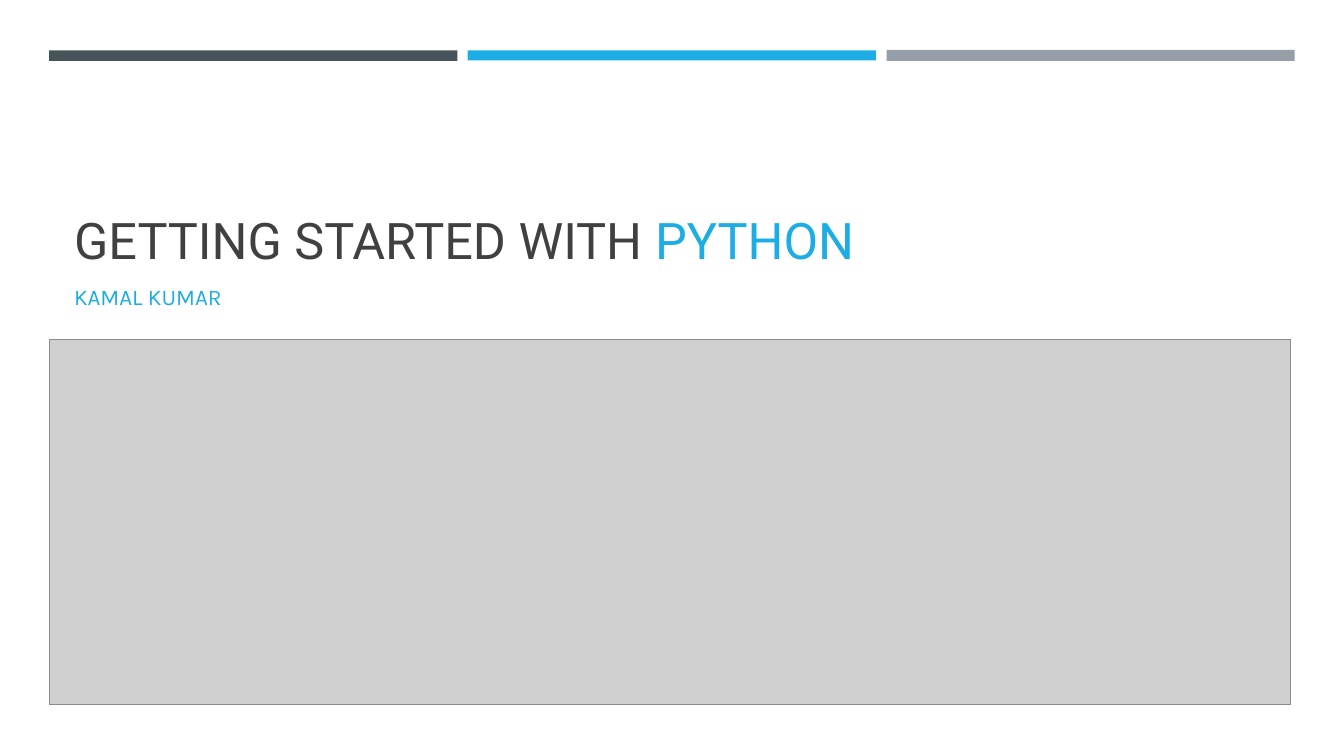
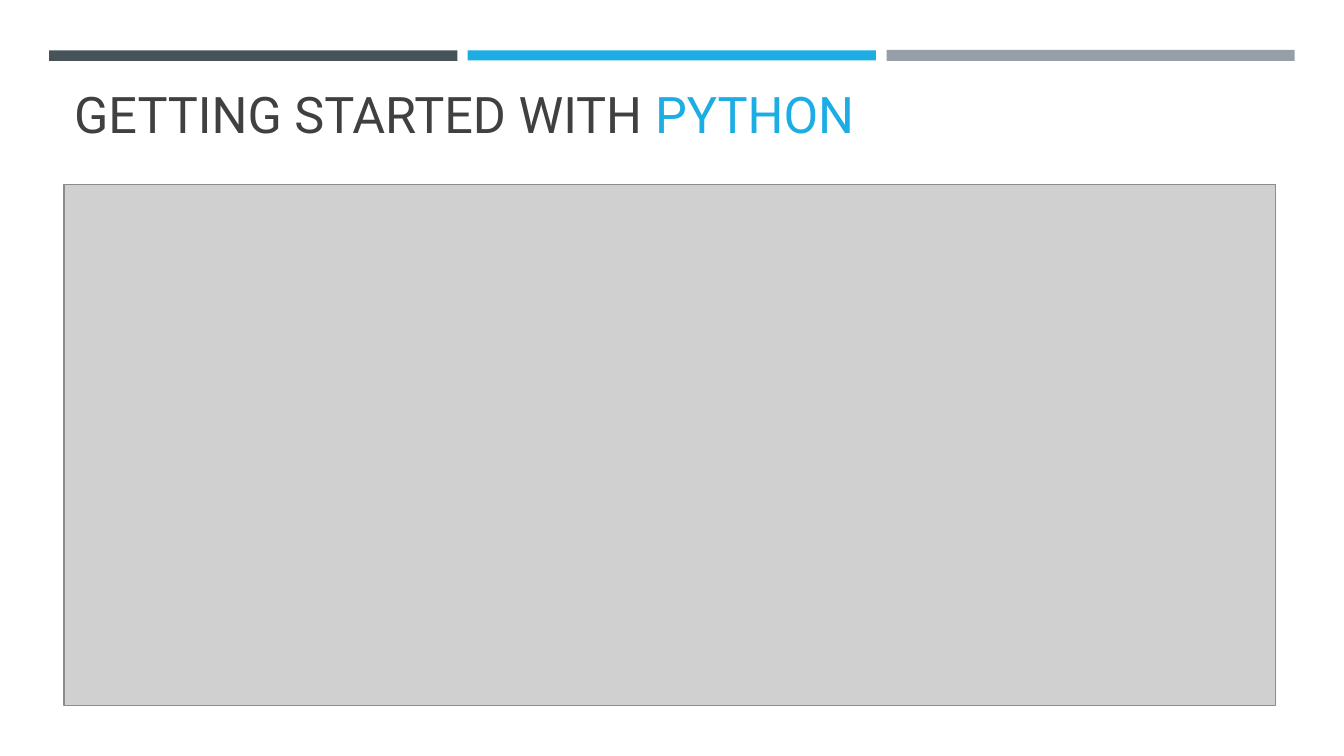
Before and after one commit to kamalk8s/getting-started-with-python, a slide deck: slide 1 of Getting started with Python.pptx. Drawn at 1344x756 pixels with LibreOffice and Linux fonts; fonts in the diff are those of the drawing; grey boxes stand for pictures. Boxes give left, top, right and bottom in pixels: in the first picture for what was removed or moved away, otherwise in the second. Text is boxed around its words. In the diff, an @@ line names an element or a change of style, - is before the commit and + after.

Commit message:
updated ppt

```diff
--- a/Getting started with Python.pptx
+++ b/Getting started with Python.pptx
@@ title "GETTING STARTED WITH PYTHON": place and size @@
-title "GETTING STARTED WITH PYTHON" at (74, 222, 854, 260)
+title "GETTING STARTED WITH PYTHON" at (74, 96, 854, 134)
@@ picture: place and size @@
-picture at (49, 340, 1291, 705)
+picture at (65, 185, 1276, 706)
@@ subtitle removed at (74, 291, 222, 306) @@
-KAMAL KUMAR
```
Also in this commit, not shown: 2 other slides changed.
